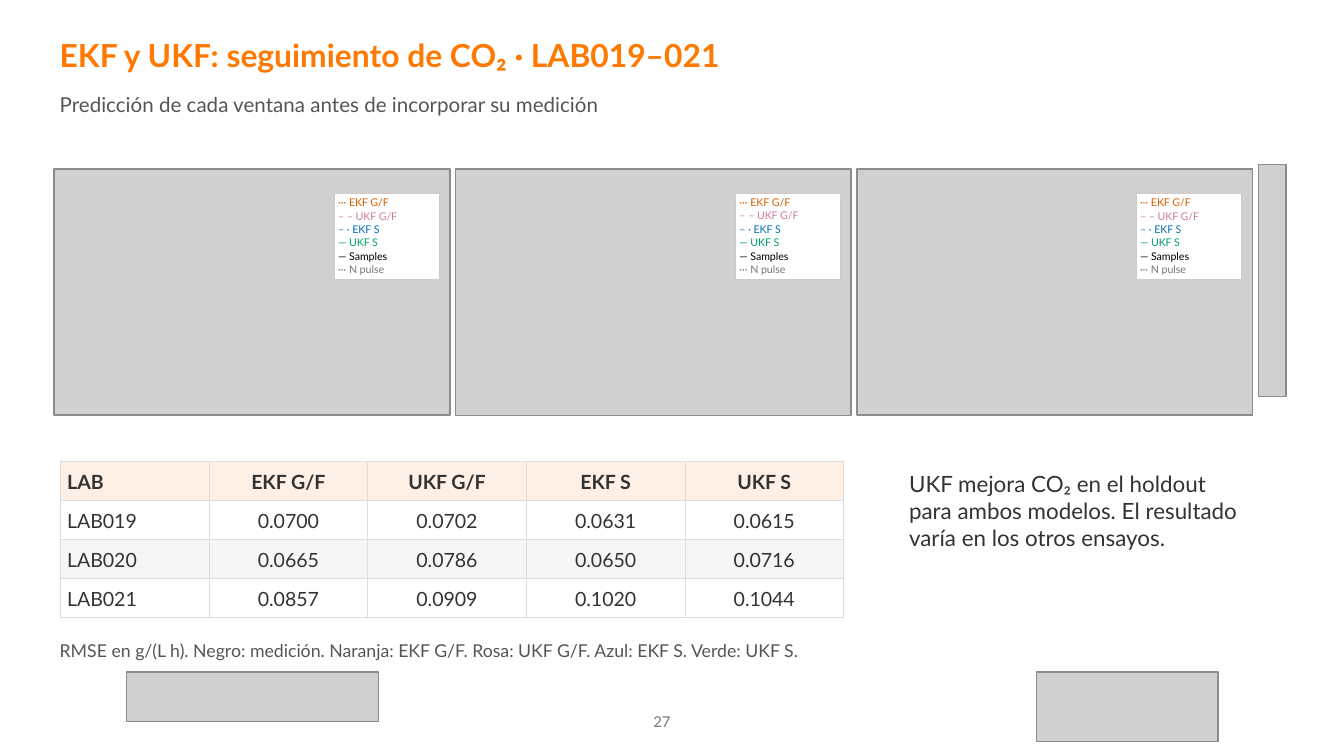
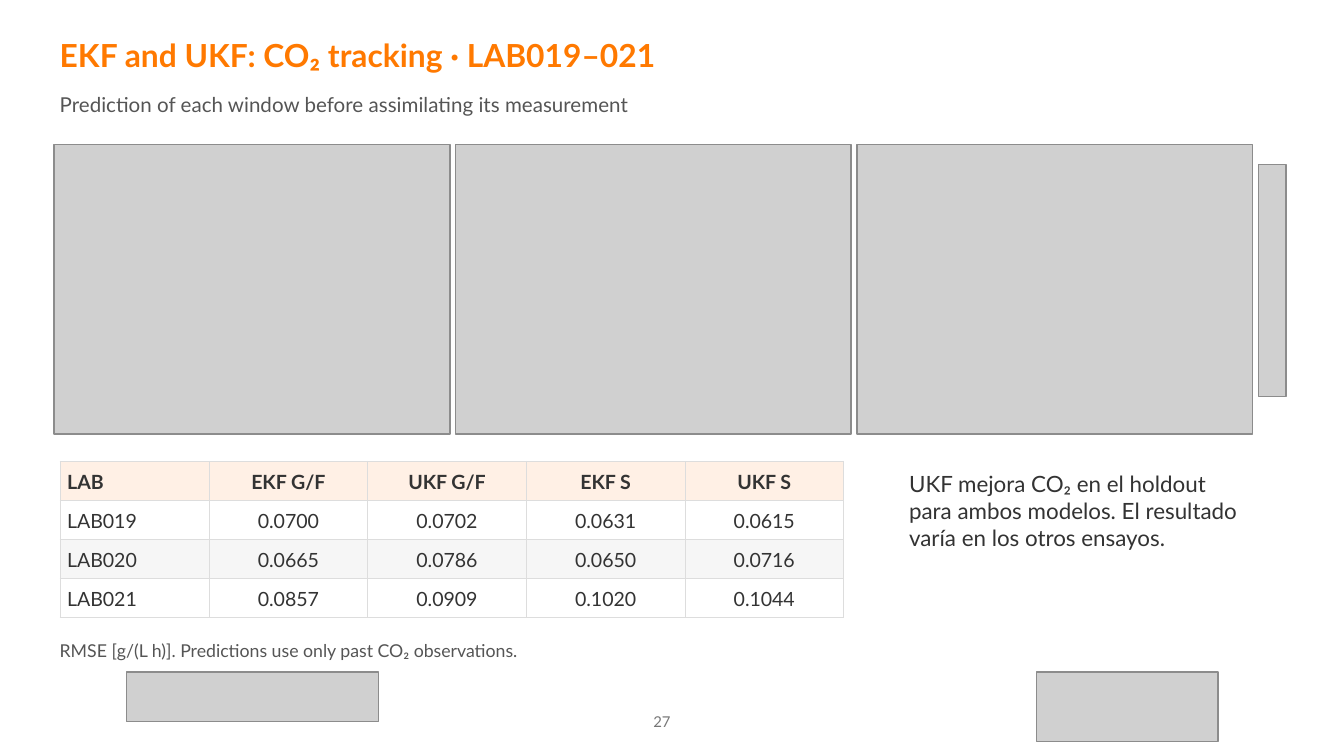
Before and after one commit to crodv/wine-fermentation, a slide deck: slide 27 of docs/presentaciones/modelos-zenteno-fermentacion.pptx. Drawn at 1344x756 pixels with LibreOffice and Linux fonts; fonts in the diff are those of the drawing; grey boxes stand for pictures. Boxes give left, top, right and bottom in pixels: in the first picture for what was removed or moved away, otherwise in the second. Text is boxed around its words. In the diff, an @@ line names an element or a change of style, - is before the commit and + after.

```diff
--- a/docs/presentaciones/modelos-zenteno-fermentacion.pptx
+++ b/docs/presentaciones/modelos-zenteno-fermentacion.pptx
@@ text at [60, 43, 656, 73]: text changed @@
-EKF y UKF: seguimiento de CO₂ · LAB019–021
+EKF and UKF: CO₂ tracking · LAB019–021
@@ text at [60, 97, 628, 116]: text changed @@
-Predicción de cada ventana antes de incorporar su medición
+Prediction of each window before assimilating its measurement
@@ picture: place and size @@
-picture at [54, 169, 449, 415]
+picture at [54, 145, 449, 435]
@@ picture: place and size @@
-picture at [456, 169, 851, 415]
+picture at [456, 145, 851, 435]
@@ picture: place and size @@
-picture at [857, 169, 1253, 415]
+picture at [857, 145, 1253, 435]
@@ rectangle removed at [335, 194, 439, 280] @@
-··· EKF G/F
-– – UKF G/F
-– · EKF S
-— UKF S
-— Samples
-··· N pulse
@@ rectangle removed at [735, 194, 840, 280] @@
-··· EKF G/F
-– – UKF G/F
-– · EKF S
-— UKF S
-— Samples
-··· N pulse
@@ rectangle removed at [1136, 194, 1241, 280] @@
-··· EKF G/F
-– – UKF G/F
-– · EKF S
-— UKF S
-— Samples
-··· N pulse
@@ text at [60, 643, 518, 660]: text changed @@
-RMSE en g/(L h). Negro: medición. Naranja: EKF G/F. Rosa: UKF G/F. Azul: EKF S. Verde: UKF S.
+RMSE [g/(L h)]. Predictions use only past CO₂ observations.
```
Also in this commit, not shown: 6 other slides changed, 9 other files.
